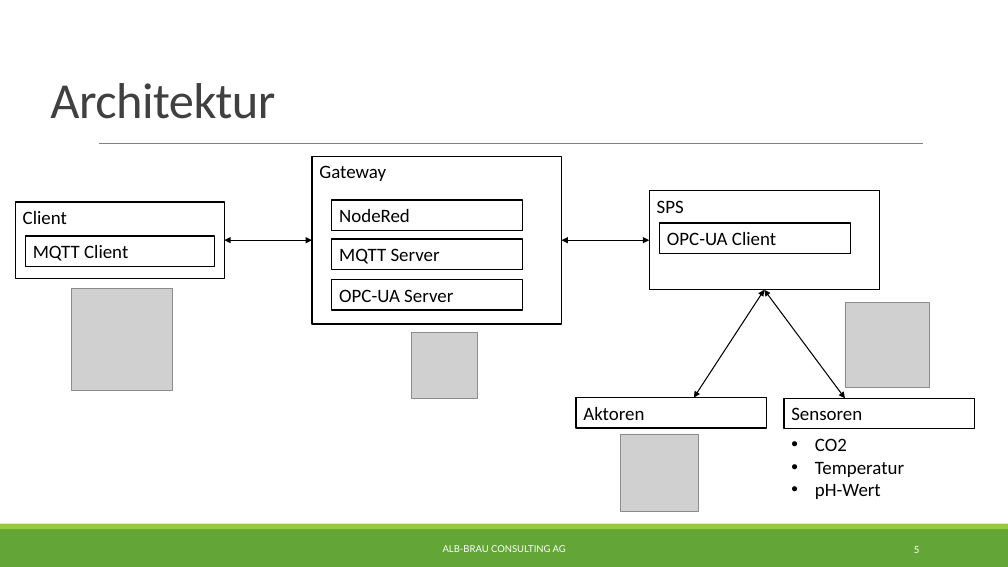
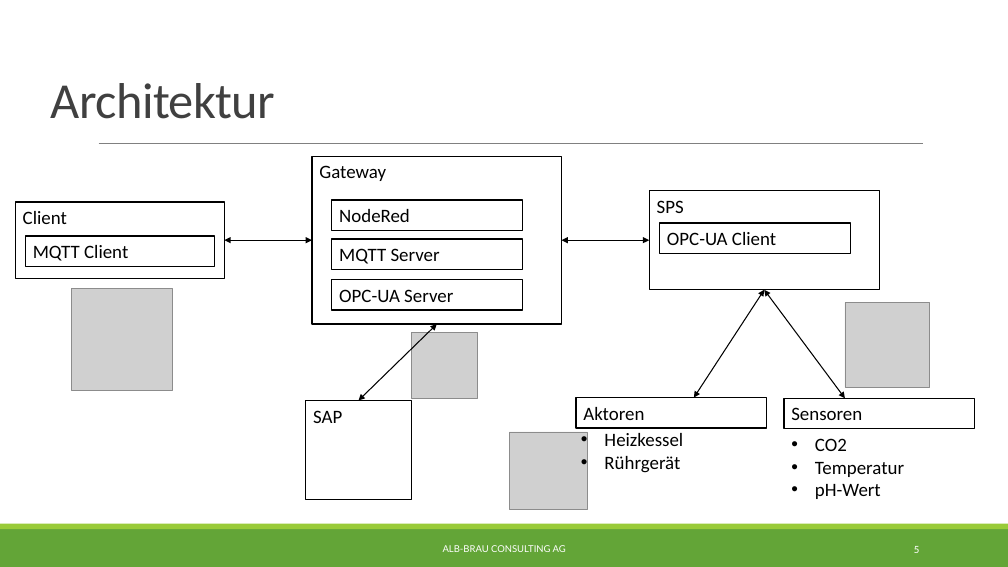
Before and after one commit to albae3333/DigitaleFabrik, a slide deck: slide 5 of Präsentation/Präsentation.pptx. Drawn at 1008x567 pixels with LibreOffice and Linux fonts; fonts in the diff are those of the drawing; grey boxes stand for pictures. Boxes give left, top, right and bottom in pixels: in the first picture for what was removed or moved away, otherwise in the second. Text is boxed around its words. In the diff, an @@ line names an element or a change of style, - is before the commit and + after.

```diff
--- a/Präsentation/Präsentation.pptx
+++ b/Präsentation/Präsentation.pptx
@@ double arrow added from (358, 401) to (437, 324), #000000 1 pt @@
@@ rectangle added at (x1=306, y1=401, x2=411, y2=500), fill #FFFFFF, outline #000000 1.25 pt, 18 pt, text #000000 @@
+SAP
@@ picture moved from (x1=621, y1=434, x2=699, y2=512) to (x1=510, y1=432, x2=588, y2=510) @@
@@ text added at (x1=604, y1=433, x2=683, y2=473), 18 pt, text #000000 @@
+• Heizkessel
+• Rührgerät
```
Also in this commit, not shown: 4 other slides changed, 1 slide added, 1 slide removed, 1 other file.
